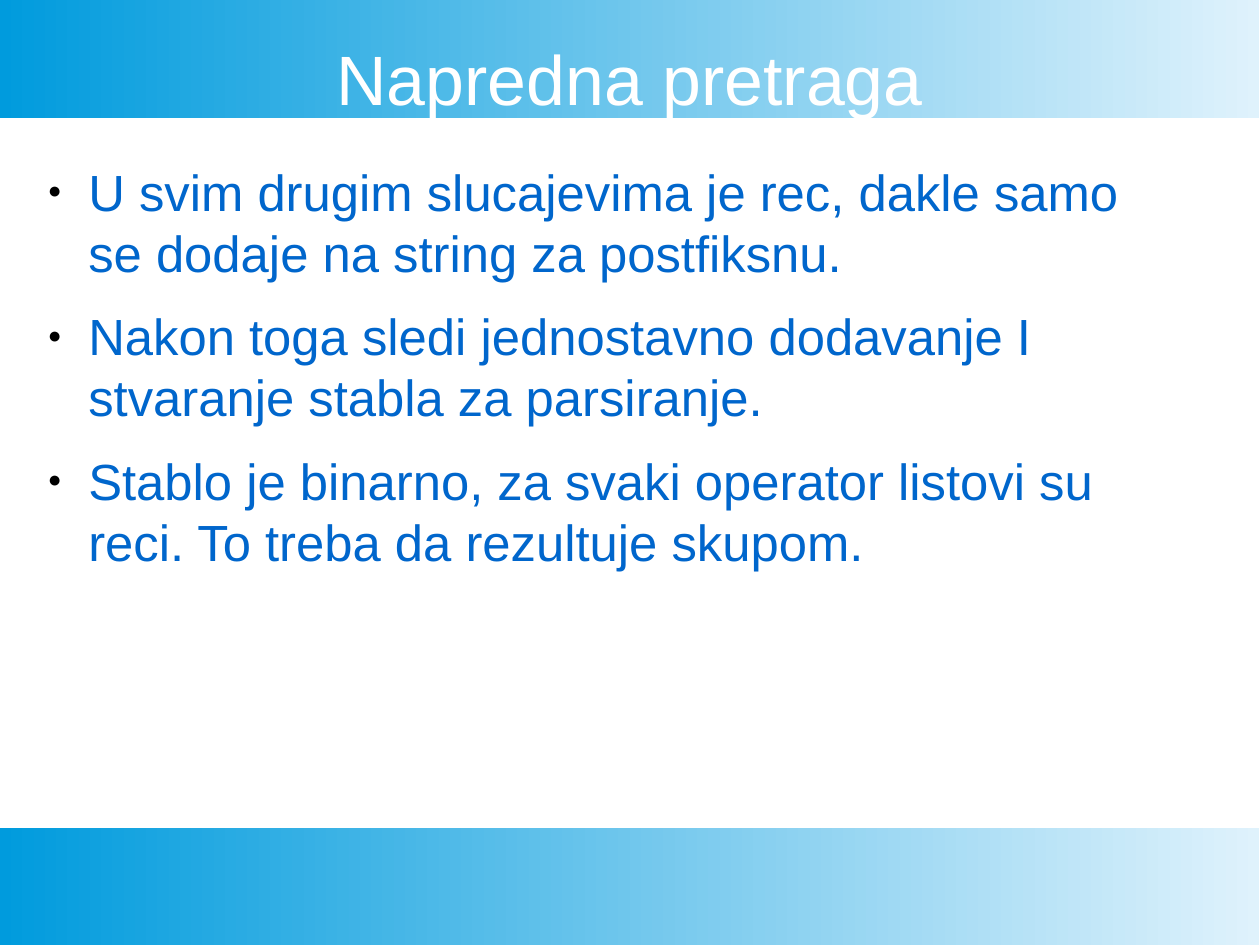
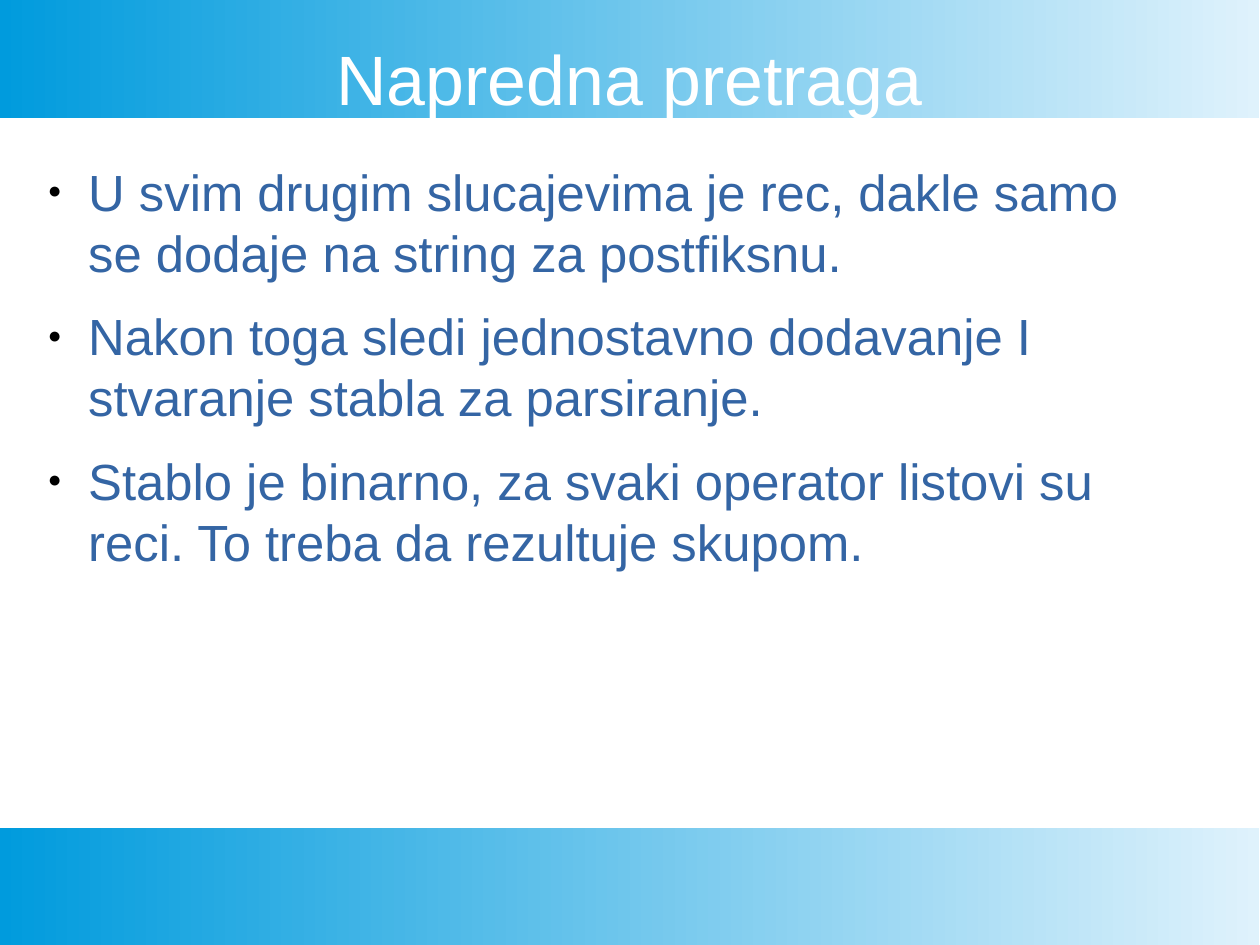
Before and after one commit to FTN-E2-materials/SearchEngine, a slide deck: slide 16 of ProjekatPrezentacija.pptx (slide 13 before the commit). Drawn at 1260x945 pixels with LibreOffice and Linux fonts; fonts in the diff are those of the drawing. Boxes give left, top, right and bottom in pixels: in the first picture for what was removed or moved away, otherwise in the second. Text is boxed around its words. In the diff, an @@ line names an element or a change of style, - is before the commit and + after.

```diff
--- a/ProjekatPrezentacija.pptx
+++ b/ProjekatPrezentacija.pptx
@@ text "U svim drugim slucajevima je ..." at [88,174,1118,571]: text colour #0066CC to #3465A4 @@
```
Also in this commit, not shown: 19 other slides changed, 3 slides added.
